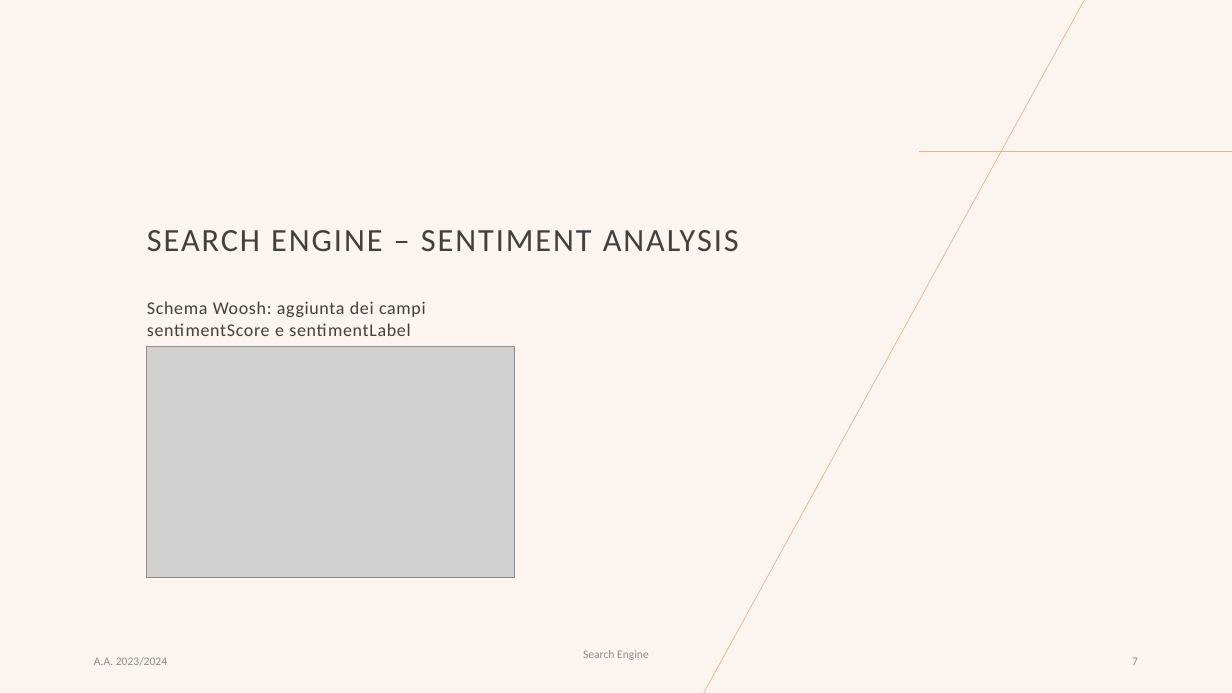
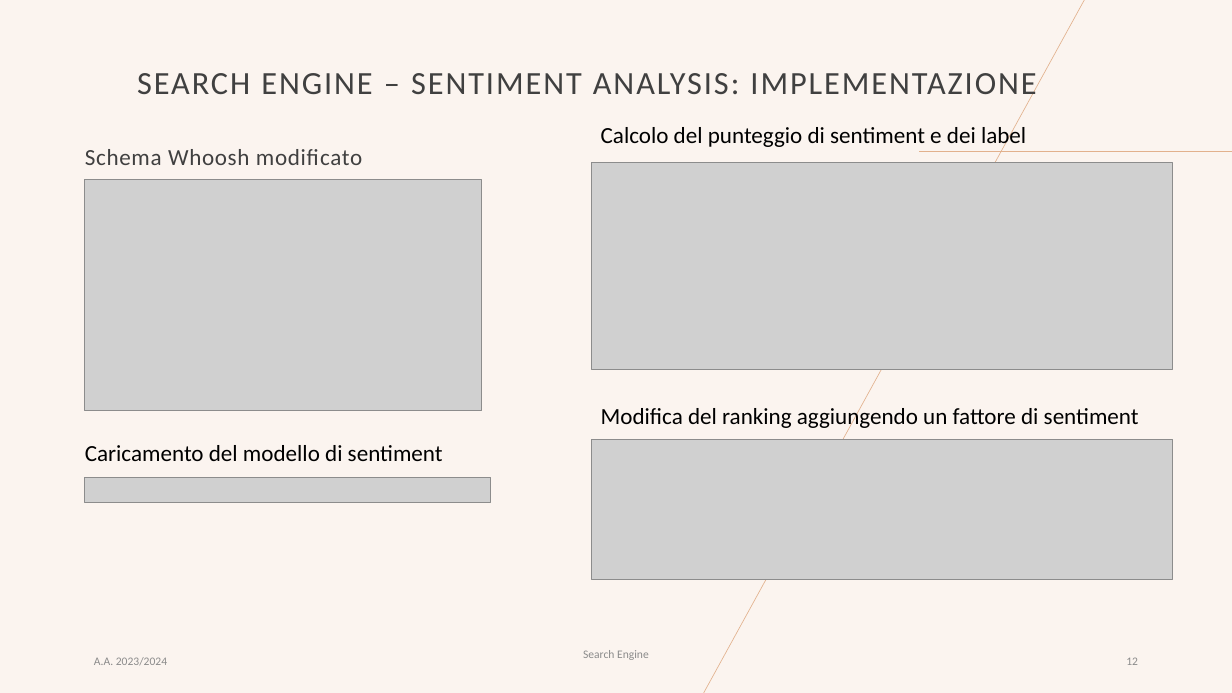
Before and after one commit to alefranco41/Progetto_IR, a slide deck: slide 12 of Progetto_IR_presentazione.pptx (slide 7 before the commit). Drawn at 1232x693 pixels with LibreOffice and Linux fonts; fonts in the diff are those of the drawing; grey boxes stand for pictures. Boxes give left, top, right and bottom in pixels: in the first picture for what was removed or moved away, otherwise in the second. Text is boxed around its words. In the diff, an @@ line names an element or a change of style, - is before the commit and + after.

Commit message:
presentazione

```diff
--- a/Progetto_IR_presentazione.pptx
+++ b/Progetto_IR_presentazione.pptx
@@ title at (137, 73, 1036, 102): text changed @@
-SEARCH ENGINE – SENTIMENT ANALYSIS
+SEARCH ENGINE – SENTIMENT ANALYSIS: IMPLEMENTAZIONE
@@ text at (85, 149, 362, 165): text changed; size 14 to 18 pt @@
-Schema Woosh: aggiunta dei campi sentimentScore e sentimentLabel
+Schema Whoosh modificato
@@ text added at (601, 123, 1026, 149), 18 pt, text #000000 @@
+Calcolo del punteggio di sentiment e dei label
@@ picture added at (592, 163, 1173, 370) @@
@@ picture: place and size @@
-picture at (146, 347, 515, 578)
+picture at (85, 180, 482, 411)
@@ text added at (601, 404, 1139, 430), 18 pt, text #000000 @@
+Modifica del ranking aggiungendo un fattore di sentiment
@@ text added at (85, 445, 443, 461), 18 pt, text #000000 @@
+Caricamento del modello di sentiment
@@ picture added at (592, 439, 1173, 579) @@
@@ picture added at (85, 477, 492, 502) @@
@@ page number at (1126, 657, 1138, 665): text changed @@
-7
+12
```
Also in this commit, not shown: 4 other slides changed, 10 slides added, 1 slide removed.
